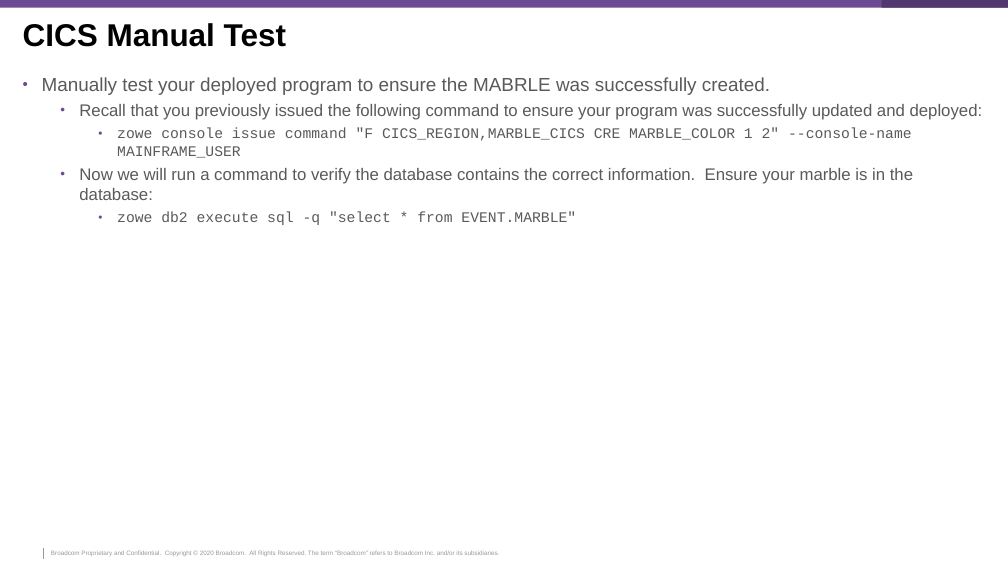
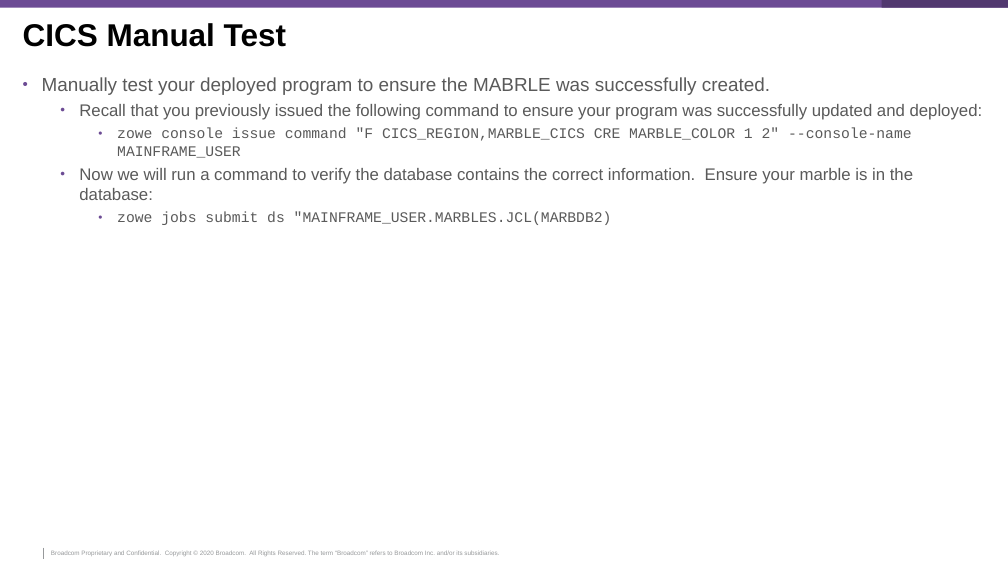
Before and after one commit to McQuitty-Broadcom/Zowe-DevOps-Example, a slide deck: slide 58 of .workshop/DevOps-Workshop.pptx. Drawn at 1008x567 pixels with LibreOffice and Linux fonts; fonts in the diff are those of the drawing; background and template pictures are left out. Boxes give left, top, right and bottom in pixels: in the first picture for what was removed or moved away, otherwise in the second. Text is boxed around its words. In the diff, an @@ line names an element or a change of style, - is before the commit and + after.

```diff
--- a/.workshop/DevOps-Workshop.pptx
+++ b/.workshop/DevOps-Workshop.pptx
@@ text at <box>117,212,612,225</box>: text changed @@
-    • zowe db2 execute sql -q "select * from EVENT.MARBLE"
+    • zowe jobs submit ds "MAINFRAME_USER.MARBLES.JCL(MARBDB2)
```
Also in this commit, not shown: 3 other slides changed.
